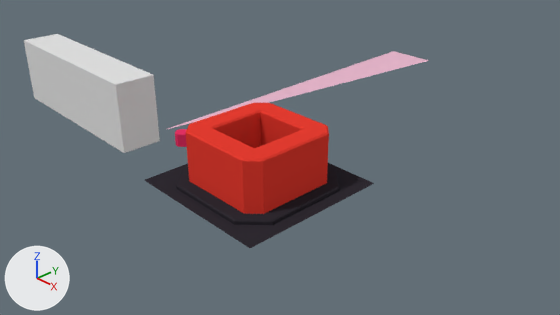
A saved change to the Blender file 3d/Barcelona.blend.
Before and after are seen from the file's camera 'Camera'. Arrows for +X, +Y and +Z are at lower left; the lights stay in place.

Objects in the first picture: 'Building', 'Cube', 'Ground', 'Plane', 'Player'.
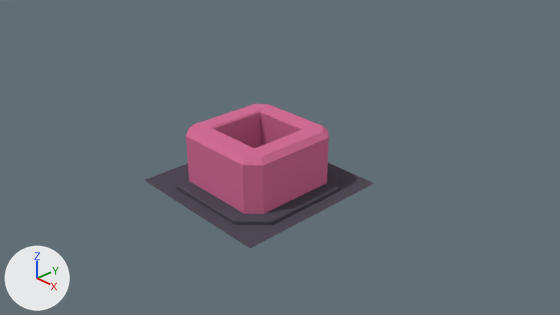
Boxes (x1, y1, x2, y2) around the edits, measured in the pictures (560 x 315 px):
'Building', reshaped, modifiers changed: before (186, 103, 329, 214); after (186, 104, 329, 214)
'Cube', deleted: before (24, 34, 160, 153)
'Ground', recoloured (black to grey): (144, 163, 374, 248) in both
'Plane', deleted (pink): before (168, 51, 429, 129)
'Player', deleted: before (175, 129, 187, 147)

The edits, one by one:
Material 'Building' (mat_building) is new.
Its base color is (0.651, 0.156, 0.305) (pink #d36e96).
Material 'Street' (mat_street) is new.
Its base color is (0.0833, 0.0728, 0.0946) (dark grey #514c57).
me_ground has 17 vertices, 10 faces and spans x -1.51..0.0, y -1.51..0.0, z -0.08..0.0.
me_ground no longer uses material mat_street2 (black #302c33).
me_ground now uses material mat_street (dark grey #514c57).
me_building is used by ob_building; location (0.0, 0.0, 0.0).
me_building had 14 vertices, 11 faces and spanned x -1.0..0.0, y 0.0..1.0, z 0.0..1.0.
me_building no longer uses material mat_building2 (red #e73d31).
me_building now has 112 vertices, 102 faces and spans x -1.0..1.0, y -1.0..1.0, z 0.0..1.0.
Part 1, on me_building:
4 vertices are removed from x -1.0..0.0, y 0.0..1.0, z 0.0.
11 faces are deleted.
50 vertices are added at x -1.0..1.0, y -1.0..1.0, z 0.0..1.0.
17 new vertices lie (0.0, 0.0, 0.559) away from vertices in x -1.0..1.0, y -1.0..1.0, z 0.441.
15 new vertices lie (0.0, 0.0, -0.441) away from vertices in x -1.0..1.0, y -1.0..1.0, z 0.441.
11 new vertices lie (0.0, 0.0, 0.558) away from vertices in x -0.567..0.567, y -0.567..0.567, z 0.442.
9 new vertices lie (0.0, 0.0, -0.442) away from vertices in x -0.567..0.567, y -0.567..0.567, z 0.442.
102 new faces join them.
me_building now uses material mat_building (pink #d36e96).
Object 'Cube' (ob_cube) is deleted.
Object 'Plane' (ob_plane) is deleted.
Object 'Player' (ob_player) is deleted.
Object 'Building' (ob_building) loses its MIRROR modifier named 'Mirror'.
Modifier setting removed (it was use_axis = (True, True, False)).
